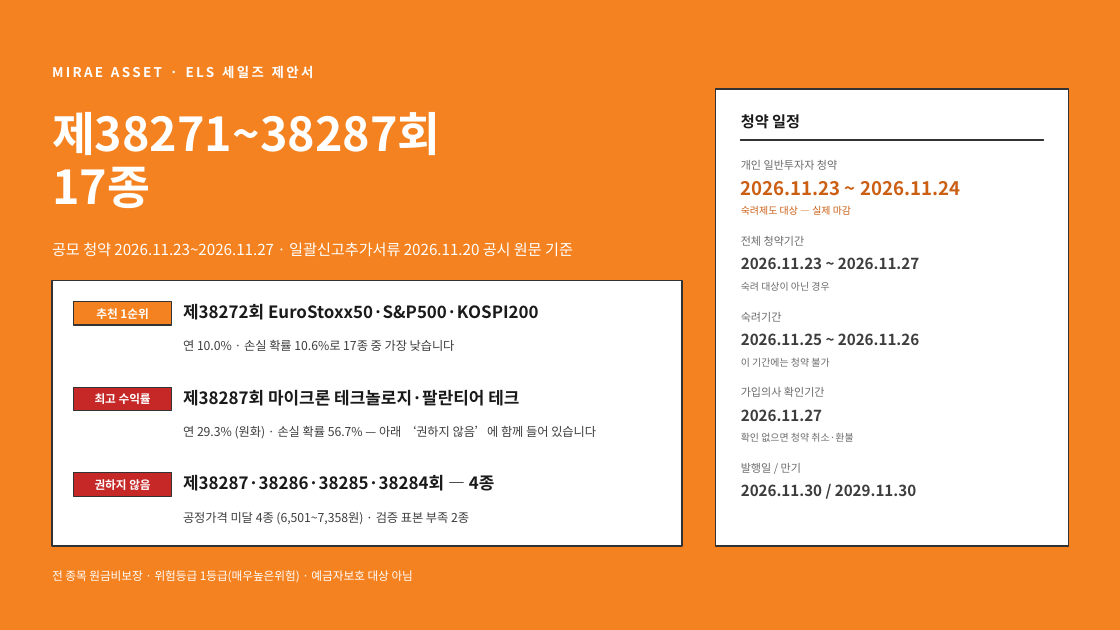
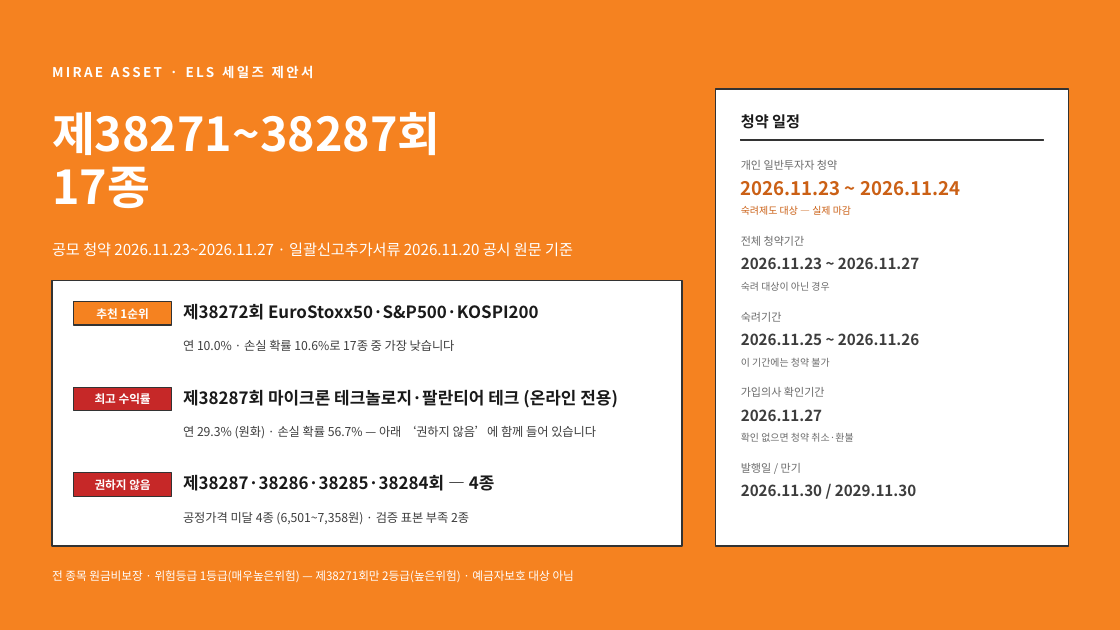
Before and after one commit to hanaroline/work_1, a slide deck: slide 1 of els-sales-deck.pptx. Drawn at 1120x630 pixels with LibreOffice and Linux fonts; fonts in the diff are those of the drawing. Boxes give left, top, right and bottom in pixels: in the first picture for what was removed or moved away, otherwise in the second. Text is boxed around its words. In the diff, an @@ line names an element or a change of style, - is before the commit and + after.

```diff
--- a/els-sales-deck.pptx
+++ b/els-sales-deck.pptx
@@ text at [183,389,618,408]: text changed @@
-제38287회 마이크론 테크놀로지·팔란티어 테크
+제38287회 마이크론 테크놀로지·팔란티어 테크 (온라인 전용)
@@ text at [52,570,574,582]: text changed @@
-전 종목 원금비보장 · 위험등급 1등급(매우높은위험) · 예금자보호 대상 아님
+전 종목 원금비보장 · 위험등급 1등급(매우높은위험) — 제38271회만 2등급(높은위험) · 예금자보호 대상 아님
```
Also in this commit, not shown: 3 other slides changed, 20 other files.
